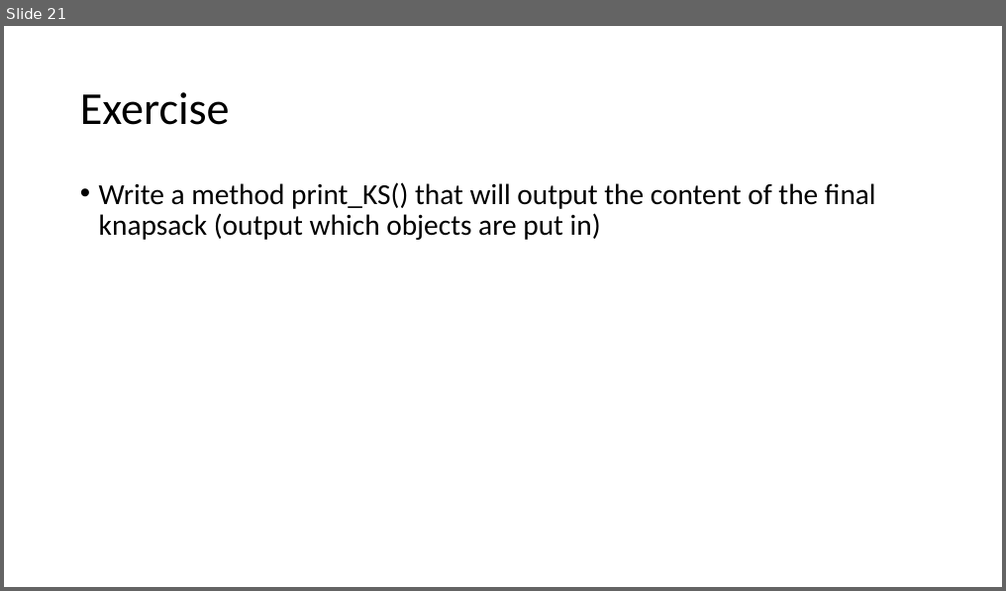
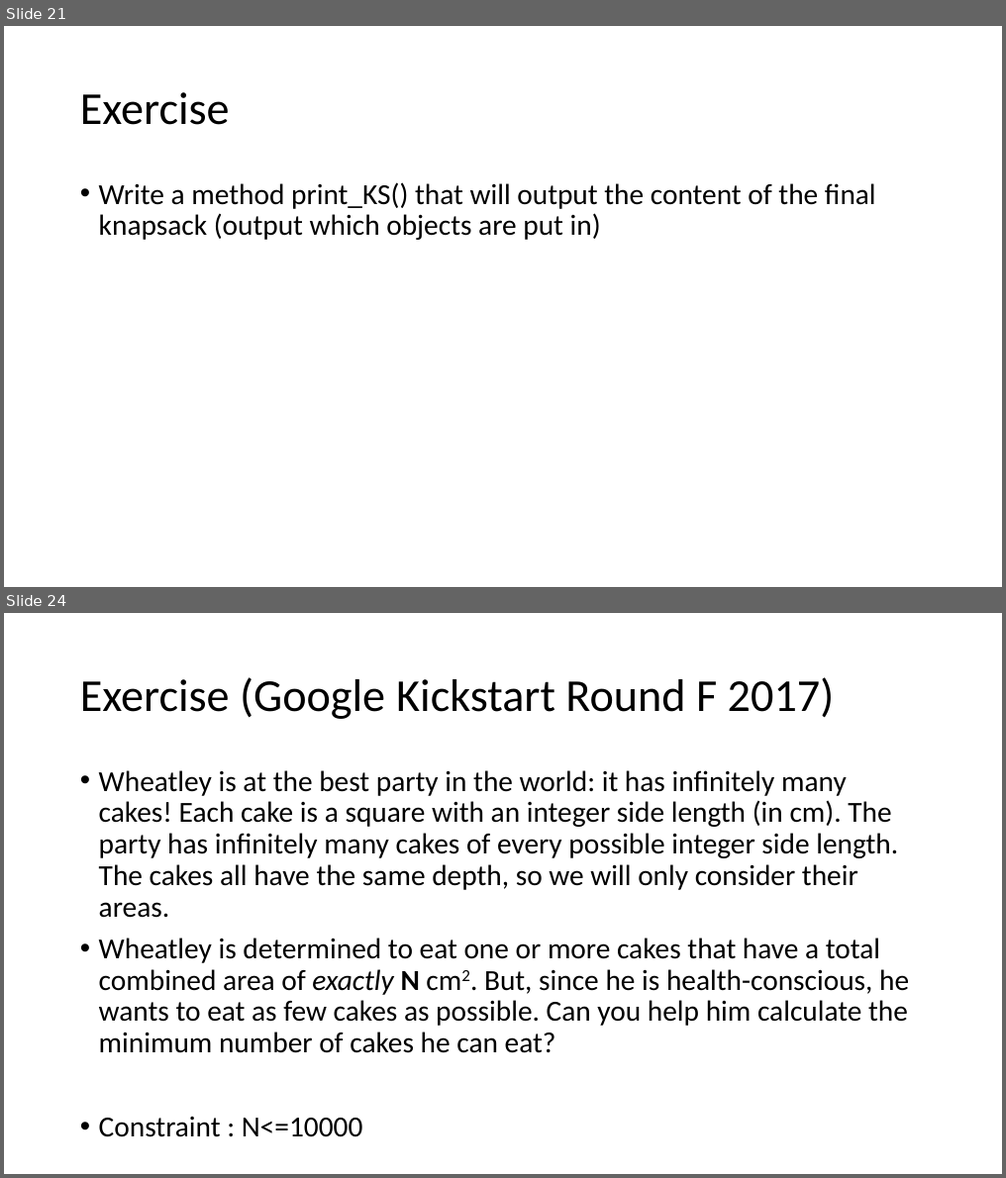
Before and after one commit to kwea123/cpp_data_algo, a slide deck: 11_DP.pptx. Shown one above the other, each under a label of ours: slide 21 before the commit, slides 21 and 24 after it; the slides between them are not shown. The pictures are 1006x591 and 1006x1178 pixels, drawn with LibreOffice and Linux fonts; fonts in the diff are those of the drawing. Boxes give left, top, right and bottom in pixels: in the first picture for what was removed or moved away, otherwise in the second. Text is boxed around its words. In the diff, an @@ line names an element or a change of style, - is before the commit and + after.

Commit message:
add

```diff
--- a/11_DP.pptx
+++ b/11_DP.pptx
@@ slide 24 added at (4, 613, 1002, 1174), background #FFFFFF @@
@@ title added at (80, 677, 835, 719), 44 pt, text #000000 @@
+Exercise (Google Kickstart Round F 2017)
@@ text added at (99, 770, 909, 1054), 28 pt, text #000000 @@
+• Wheatley is at the best party in the world: it has infinitely many cakes! Each cake is a square with an integer side length (in cm). The party has infinitely many cakes of every possible integer side length. The cakes all have the same depth, so we will only consider their areas.
+• Wheatley is determined to eat one or more cakes that have a total combined area of exactly N cm2. But, since he is health-conscious, he wants to eat as few cakes as possible. Can you help him calculate the minimum number of cakes he can eat?
+• Constraint : N<=10000
```
Also in this commit, not shown: 3 other slides added, 1 slide removed.
